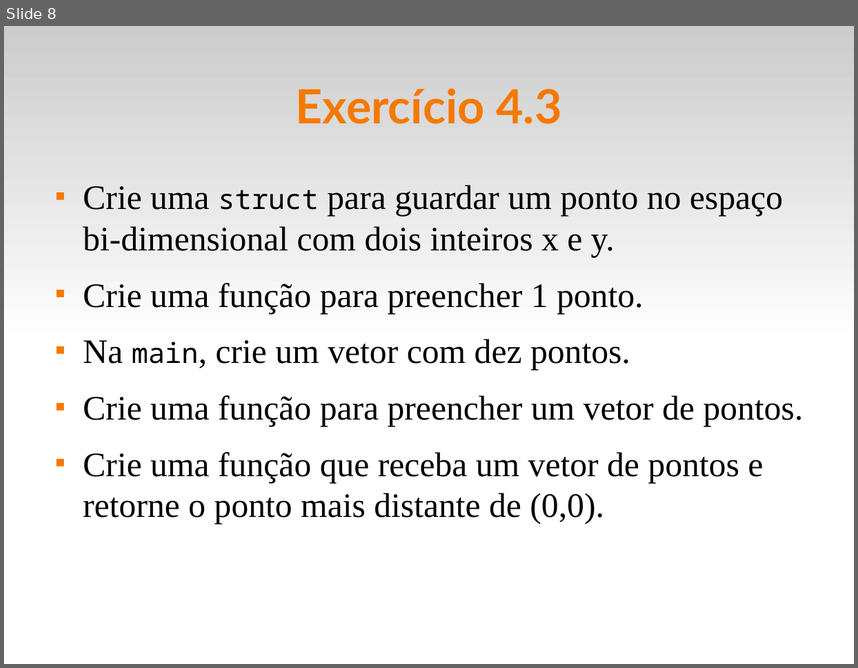
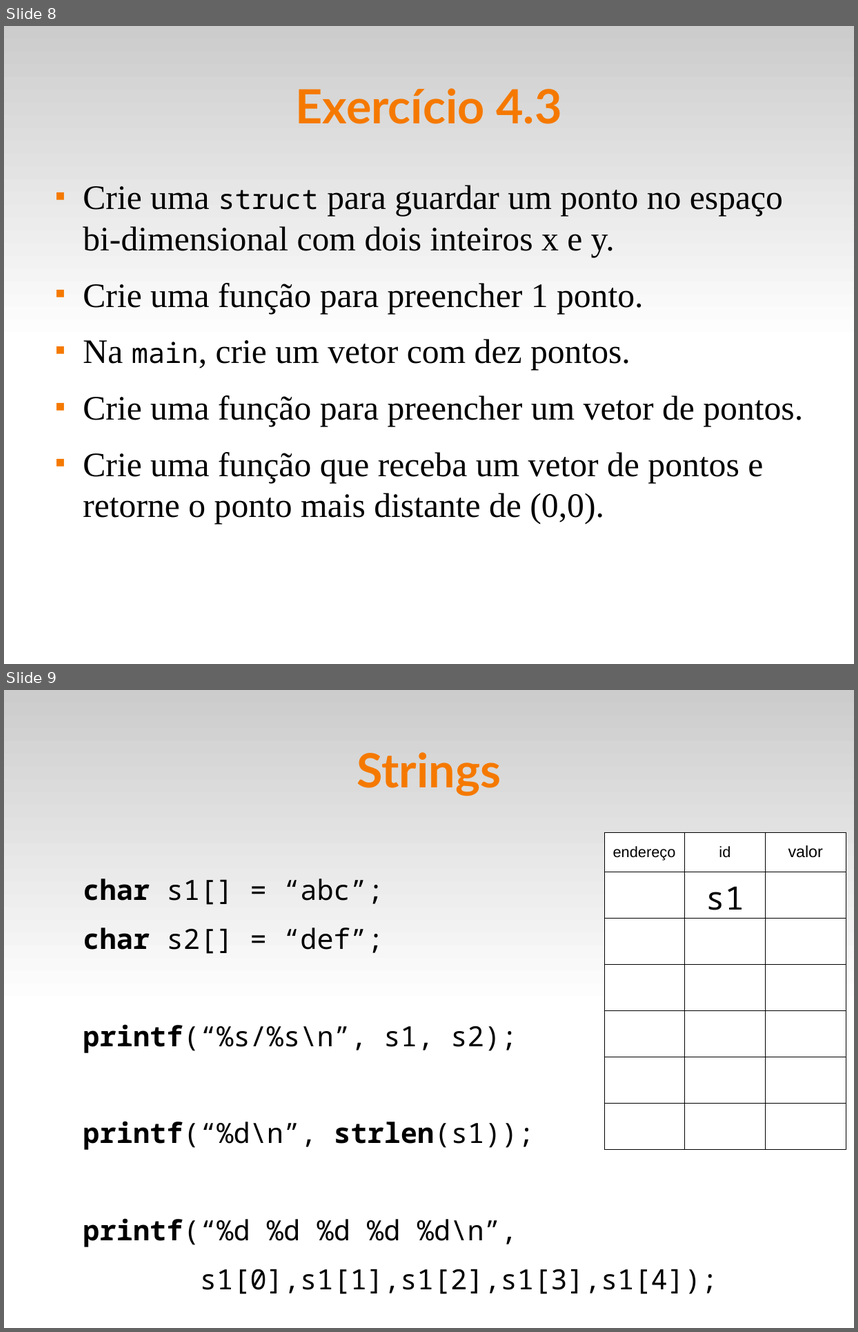
Before and after one commit to fsantanna-uerj/LP1, a slide deck: Slides/lp1-06-vetores.odp. Shown one above the other, each under a label of ours: slide 8 before the commit, slides 8 and 9 after it. The pictures are 858x668 and 858x1332 pixels, drawn with LibreOffice and Linux fonts; fonts in the diff are those of the drawing. Boxes give left, top, right and bottom in pixels: in the first picture for what was removed or moved away, otherwise in the second. Text is boxed around its words. In the diff, an @@ line names an element or a change of style, - is before the commit and + after.

Commit message:
(+) strings

```diff
--- a/Slides/lp1-06-vetores.odp
+++ b/Slides/lp1-06-vetores.odp
@@ slide 9 added at [4,690,854,1328], background #FFFFFF; not listed: 1 template element that a slide beside it also shows @@
@@ title added at [357,752,501,796], 44 pt, text #F57900, bold @@
+Strings
@@ table added at [604,833,847,1112], 7 rows, 3 columns @@
+endereço | id | valor
+ | s1 | 
+ |  | 
+ |  | 
+ |  | 
+ |  | 
+ |  | 
@@ text added at [83,878,718,1294], 26 pt, text #000000 @@
+char s1[] = “abc”;
+char s2[] = “def”;
+printf(“%s/%s\n”, s1, s2);
+printf(“%d\n”, strlen(s1));
+printf(“%d %d %d %d %d\n”,
+s1[0],s1[1],s1[2],s1[3],s1[4]);
```
Also in this commit, not shown: 3 other slides added, 1 slide removed, 1 other file.
